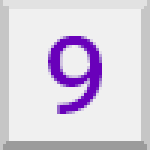
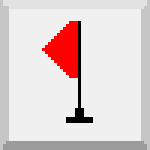
Layered file, before and after one edit (150×150). Changes by layer:
added layer "Layer 1" above "9" over [42, 21, 93, 123]
hid "9" over [48, 36, 102, 114]
